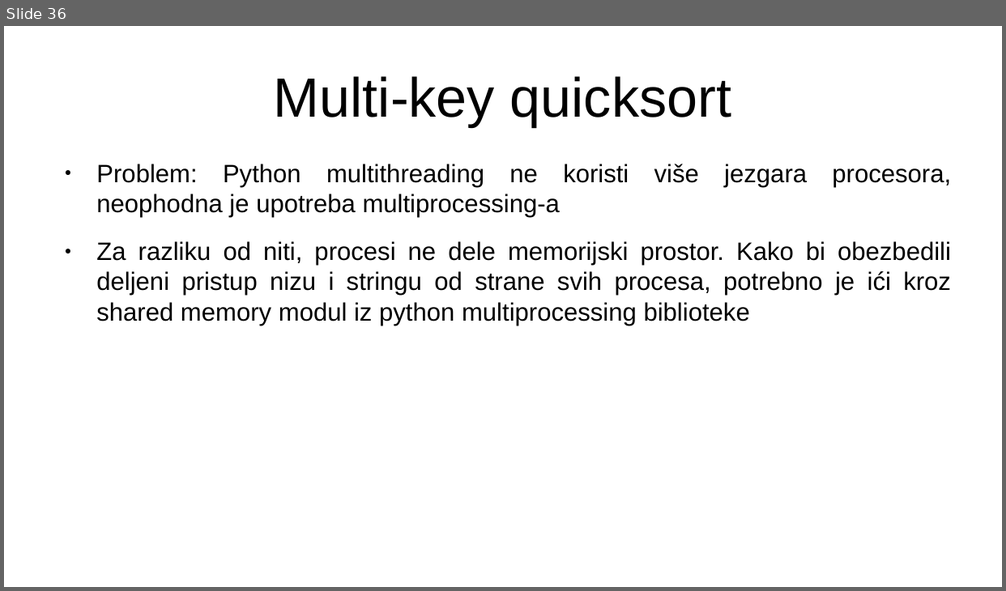
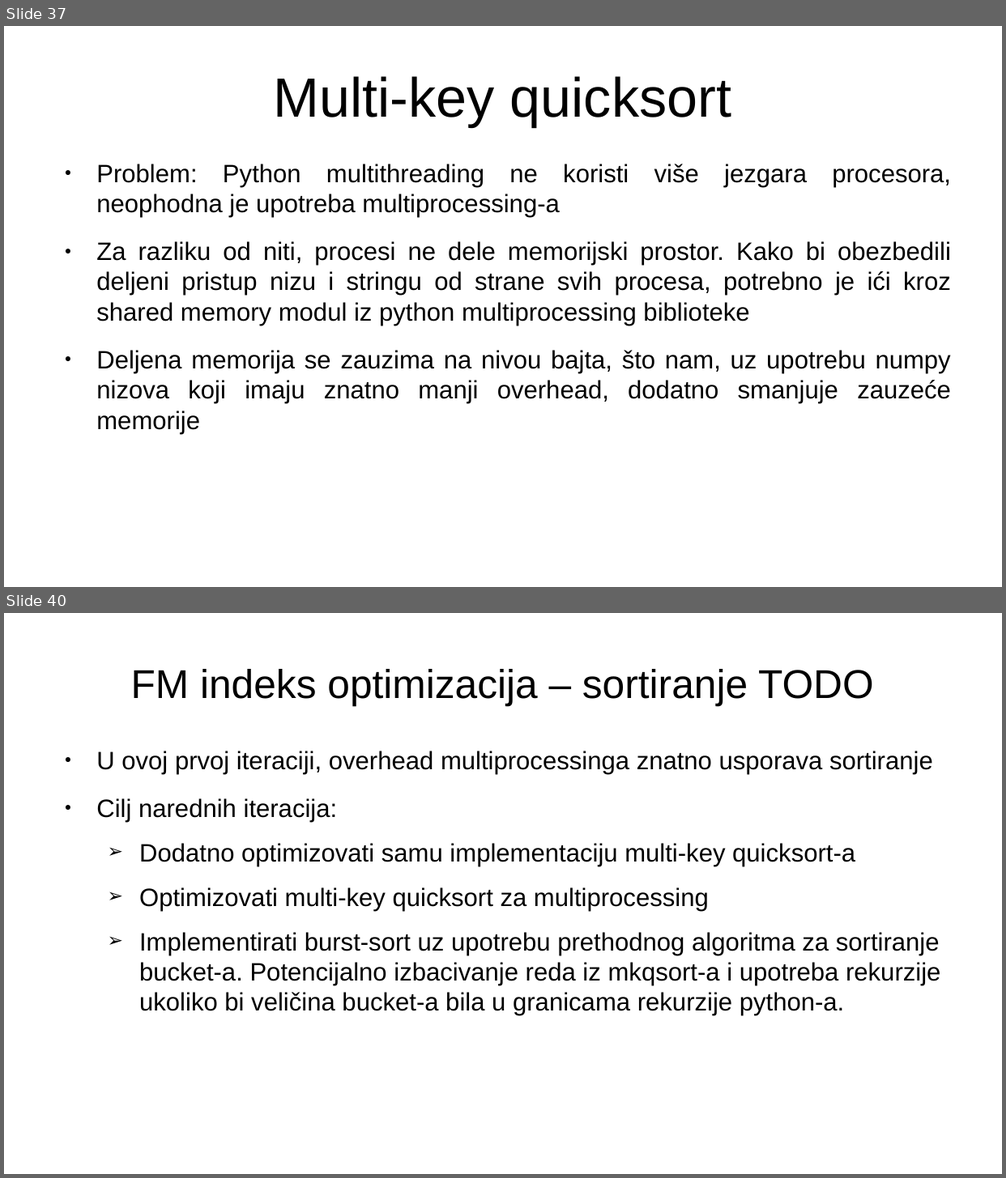
Before and after one commit to MalovicAleksandar/gi2022-ma213375m-projzad4, a slide deck: prezentacija.pptx. Shown one above the other, each under a label of ours: slide 36 before the commit, slides 37 and 40 after it; the slides between them are not shown. The pictures are 1006x591 and 1006x1178 pixels, drawn with LibreOffice and Linux fonts; fonts in the diff are those of the drawing. Boxes give left, top, right and bottom in pixels: in the first picture for what was removed or moved away, otherwise in the second. Text is boxed around its words. In the diff, an @@ line names an element or a change of style, - is before the commit and + after.

```diff
--- a/prezentacija.pptx
+++ b/prezentacija.pptx
@@ slide 40 added at (4,613,1002,1174), background #FFFFFF @@
@@ text added at (131,669,874,705), 32 pt, text #000000 @@
+FM indeks optimizacija – sortiranje TODO
@@ text added at (96,751,940,1016), 20 pt, text #000000 @@
+● U ovoj prvoj iteraciji, overhead multiprocessinga znatno usporava sortiranje
+● Cilj narednih iteracija:
+  ➢ Dodatno optimizovati samu implementaciju multi-key quicksort-a
+  ➢ Optimizovati multi-key quicksort za multiprocessing
+  ➢ Implementirati burst-sort uz upotrebu prethodnog algoritma za sortiranje bucket-a. Potencijalno izbacivanje reda iz mkqsort-a i upotreba rekurzije ukoliko bi veličina bucket-a bila u granicama rekurzije python-a.
@@ what was slide 36 is now slide 37 @@
@@ slide 37 changed as well @@
@@ text at (96,350,951,434): paragraph added @@
+● Deljena memorija se zauzima na nivou bajta, što nam, uz upotrebu numpy nizova koji imaju znatno manji overhead, dodatno smanjuje zauzeće memorije
```
Also in this commit, not shown: 16 other slides changed, 3 other slides added.
